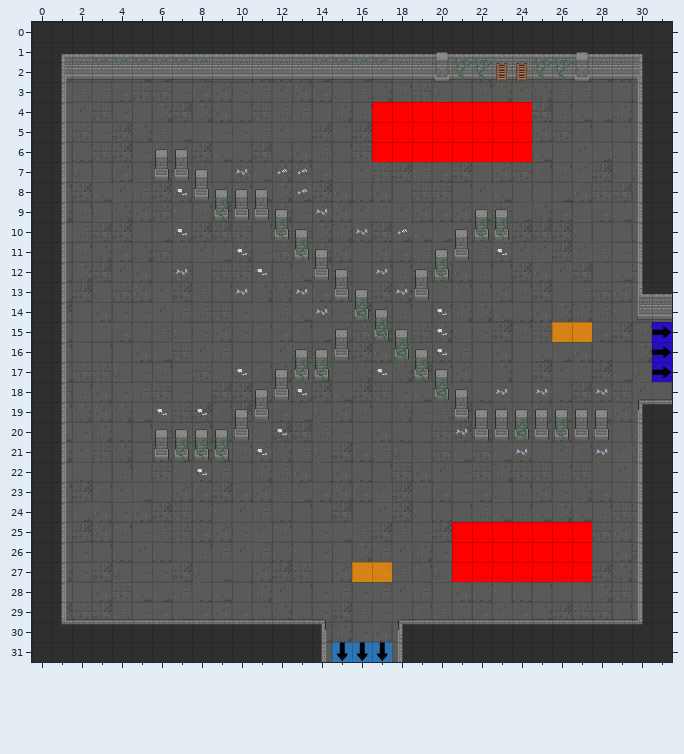
Tiled map, stored at GrupaTNT/Assets/Resources/RoomData/ROOM_2_SE_1.tmx. The first picture shows the starting point.
Cells are 32x32 px. Shown: x 0..31, y 0..31.
New version:
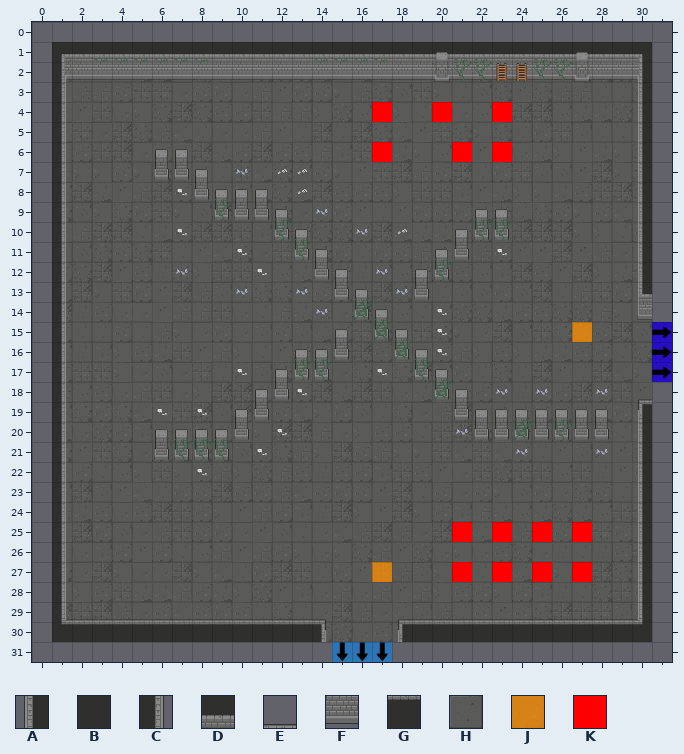
Key: from "Dungeon_Tileset_2": A 16, B 17, C 18, D 33, E 36, F 49, G 52, H 88; from "flags": J 1, K 8.
_ is an empty cell, # one hidden under a higher layer.
See-through tiles are keyed as they look on the map.
From old to new:
Layer "Floor":
y 0: x 14..18 ##### -> _____
y 14: x 0 # -> _; x 31 H -> _
y 15..17: x 0 # -> _
y 18: x 0 # -> _; x 31 H -> _
y 31: x 14 H -> _; x 18 H -> _
Layer "Walls":
y 0: x 0..31 BBBBBBBBBBBBBBBBBBBBBBBBBBBBBBBB -> ________________________________
y 1..12: x 0 B -> _; x 31 B -> _
y 13: x 0 B -> _; x 31 D -> _
y 14: x 0 B -> _; x 31 F -> _
y 15..17: x 0 B -> _
y 18: x 0 B -> _; x 31 E -> _
y 19: x 0 B -> _; x 31 G -> _
y 20..30: x 0 B -> _; x 31 B -> _
y 31: x 0..14 BBBBBBBBBBBBBBC -> _______________; x 18..31 ABBBBBBBBBBBBB -> ______________
Layer "Flags":
y 4: x 18..19 KK -> __; x 21..22 KK -> __; x 24 K -> _
y 5: x 17..24 KKKKKKKK -> ________
y 6: x 18..20 KKK -> ___; x 22 K -> _; x 24 K -> _
y 15: x 26 J -> _
y 25: x 22 K -> _; x 24 K -> _; x 26 K -> _
y 26: x 21..27 KKKKKKK -> _______
y 27: x 16 J -> _; x 22 K -> _; x 24 K -> _; x 26 K -> _
